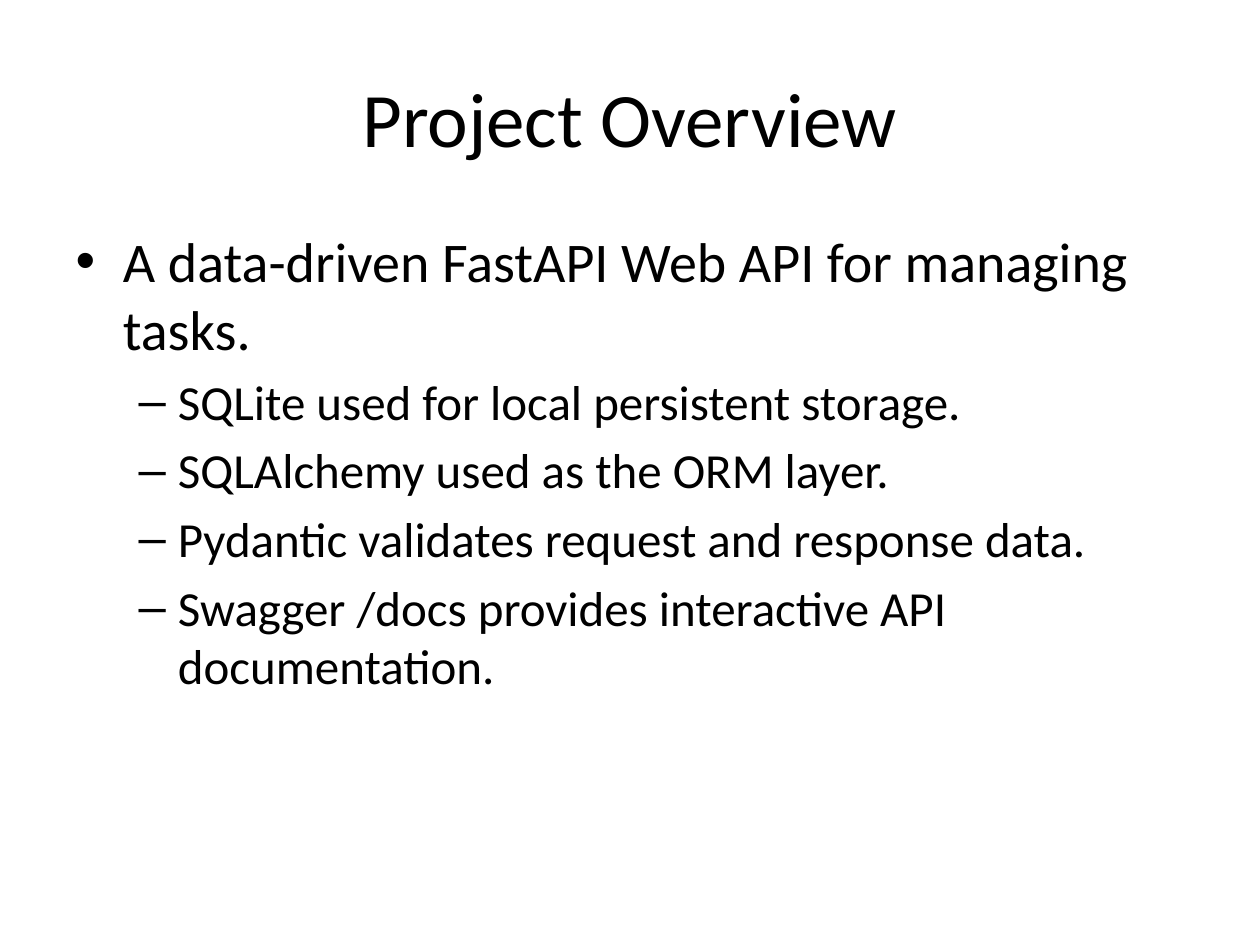
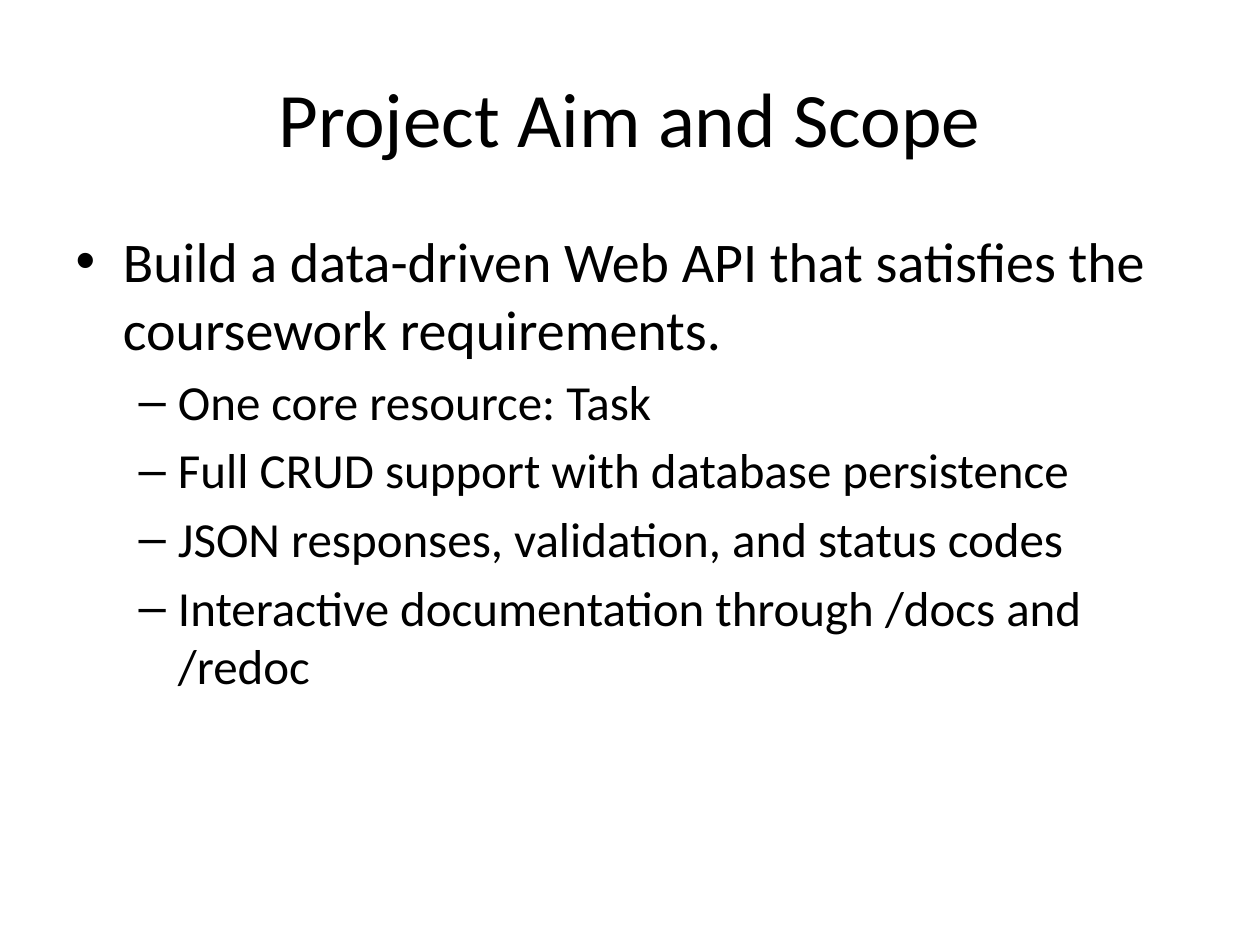
Before and after one commit to 339919905/web-api-project, a slide deck: slide 2 of docs/Presentation_XJCO3011.pptx. Drawn at 1260x945 pixels with LibreOffice and Linux fonts; fonts in the diff are those of the drawing. Boxes give left, top, right and bottom in pixels: in the first picture for what was removed or moved away, otherwise in the second. Text is boxed around its words. In the diff, an @@ line names an element or a change of style, - is before the commit and + after.

Commit message:
docs: polish technical report and presentation narrative

```diff
--- a/docs/Presentation_XJCO3011.pptx
+++ b/docs/Presentation_XJCO3011.pptx
@@ title at (279,93,980,161): text changed @@
-Project Overview
+Project Aim and Scope
@@ text at (123,243,1145,686): text changed @@
-• A data-driven FastAPI Web API for managing tasks.
-  – SQLite used for local persistent storage.
-  – SQLAlchemy used as the ORM layer.
-  – Pydantic validates request and response data.
-  – Swagger /docs provides interactive API documentation.
+• Build a data-driven Web API that satisfies the coursework requirements.
+  – One core resource: Task
+  – Full CRUD support with database persistence
+  – JSON responses, validation, and status codes
+  – Interactive documentation through /docs and /redoc
```
Also in this commit, not shown: 6 other slides changed, 2 other files.
